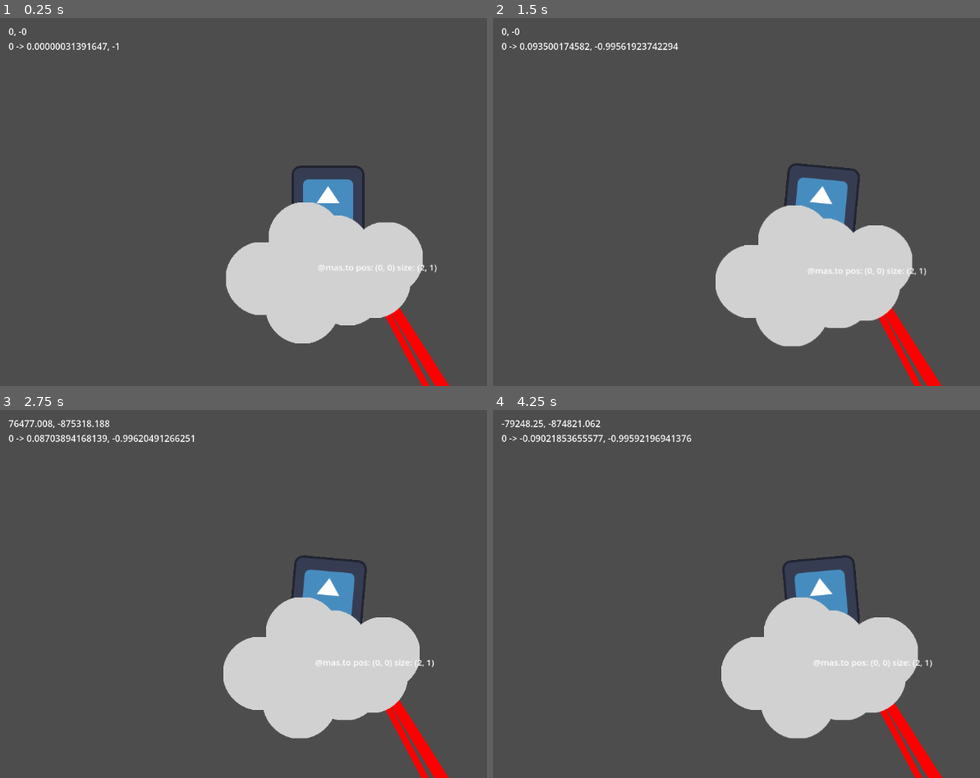
Above: before the commit, frames 1-4 (two rows, left to right).
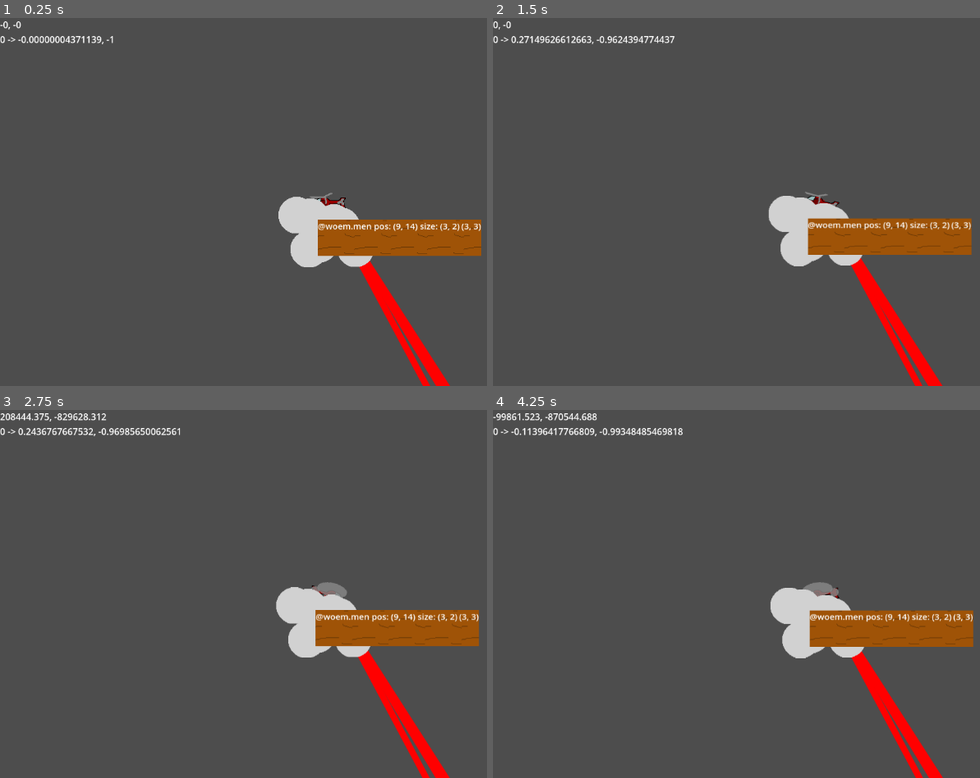
Above: after the commit, the same moments.

Repository: Doubi88/FediExpress
Game: Godot game, scene res://cloud_world.tscn
Two runs of this game, one before a commit and one after it. Both use one fixed random seed, a clock stepped at 60 frames per second and the inputs below. Before the commit the project starts from res://test_level.tscn. The engine's default icon, where the game draws it, is replaced by a stand-in: a white triangle on a blue panel in a dark square.
Inputs:
- Up to frame 1 (0.25 s): no input
- Up to frame 2 (1.5 s): hold D (yaw right) 0.53-1.28 s; tap E (toggle engine) at 0.6, 1.35 s; hold S (throttle down) from 1.28 s (still down)
- Up to frame 3 (2.75 s): release S (throttle down) at 2.03 s; hold D (yaw right) from 2.03 s (still down); tap E (toggle engine) at 2.1 s
- Up to frame 4 (4.25 s): release D (yaw right) at 2.78 s; hold W (throttle up) 2.78-3.53 s; tap E (toggle engine) at 2.85, 3.6 s; hold A (yaw left) from 3.53 s (still down)

The runs differ from the first frame. In frame 1, 13% of the frame differs, in the area x 0-99%, y 0-100%; in frame 2, 14%; in frame 3, 14%; in frame 4, 14%.

Commit message:
More work on the cloud world

Diff:
--- a/Vehicles/helicopter.gd
+++ b/Vehicles/helicopter.gd
@@ -9,7 +9,10 @@
 var current_up_force = Vector2.ZERO
 var current_rotation_force = 0
 
+@onready var sprite = $Sprite
+
 var gravity = Vector2.ZERO
+var direction = -1
 
 func _physics_process(delta):
 	var up_vector = Vector2.from_angle(rotation - (PI / 2.0))
@@ -17,7 +20,14 @@
 	current_up_force = up_force_length * up_vector
 
 	apply_central_force(current_up_force)
-	apply_torque(rotation_rate * 5000000)
+	apply_torque(rotation_rate * 500000)
+
+	if (direction < 0 && linear_velocity.x > 5):
+		sprite.flip_h = true
+		direction = 1
+	elif (direction > 0 && linear_velocity.x < -5):
+		sprite.flip_h = false
+		direction = -1
 
 func _integrate_forces(state: PhysicsDirectBodyState2D):
 	gravity = state.total_gravity
@@ -25,6 +35,10 @@
 func _process(delta):
 	if (Input.is_action_just_pressed("toggle engine")):
 		engine_on = !engine_on
+		if engine_on:
+			sprite.frame = 1
+		else:
+			sprite.frame = 0
 
 	if (engine_on):
 		throttle = Input.get_axis("throttle down", "throttle up") + 1
--- a/Vehicles/helicopter.tscn
+++ b/Vehicles/helicopter.tscn
@@ -1,10 +1,29 @@
-[gd_scene load_steps=4 format=3 uid="uid://bttggi2dbwlxx"]
+[gd_scene load_steps=6 format=3 uid="uid://bttggi2dbwlxx"]
 
-[ext_resource type="Texture2D" uid="uid://duha16x033j8n" path="res://icon.svg" id="1_kmd5f"]
 [ext_resource type="Script" path="res://Vehicles/helicopter.gd" id="1_t1tmf"]
+[ext_resource type="Texture2D" uid="uid://cha80qh2onm62" path="res://Vehicles/helicopter.png" id="2_clf0t"]
 
-[sub_resource type="RectangleShape2D" id="RectangleShape2D_n53tm"]
-size = Vector2(128, 128)
+[sub_resource type="AtlasTexture" id="AtlasTexture_sodod"]
+atlas = ExtResource("2_clf0t")
+region = Rect2(0, 0, 64, 64)
+
+[sub_resource type="AtlasTexture" id="AtlasTexture_ihcce"]
+atlas = ExtResource("2_clf0t")
+region = Rect2(64, 0, 64, 64)
+
+[sub_resource type="SpriteFrames" id="SpriteFrames_g8a5n"]
+animations = [{
+"frames": [{
+"duration": 1.0,
+"texture": SubResource("AtlasTexture_sodod")
+}, {
+"duration": 1.0,
+"texture": SubResource("AtlasTexture_ihcce")
+}],
+"loop": true,
+"name": &"default",
+"speed": 5.0
+}]
 
 [node name="Helicopter" type="RigidBody2D"]
 mass = 900.0
@@ -12,8 +31,8 @@
 angular_damp = 1.0
 script = ExtResource("1_t1tmf")
 
-[node name="Sprite" type="Sprite2D" parent="."]
-texture = ExtResource("1_kmd5f")
+[node name="Sprite" type="AnimatedSprite2D" parent="."]
+sprite_frames = SubResource("SpriteFrames_g8a5n")
 
-[node name="CollisionShape2D" type="CollisionShape2D" parent="."]
-shape = SubResource("RectangleShape2D_n53tm")
+[node name="CollisionPolygon2D" type="CollisionPolygon2D" parent="."]
+polygon = PackedVector2Array(13, 18, -26, 18, -28, 14, -24, 11, -26, 9, -26, 1, -25, -2, -31, -4, -32, -12, -26, -16, -12, -21, 12, -19, 20, -13, 23, -9, 32, -8, 33, -3, 29, 5, 32, 11, 25, 11, 20, 4, 4, 3, -1, 10, 13, 16)
--- /dev/null
+++ b/World/NameLabel.gd
@@ -0,0 +1,7 @@
+extends Node
+
+@onready var texture = $TextureRect
+@onready var nameLabel = $NameLabel
+
+func _process(delta):
+	texture.size = nameLabel.size
--- a/World/fedi_server.gd
+++ b/World/fedi_server.gd
@@ -2,7 +2,7 @@
 
 class_name FediServer
 
-@onready var cloud_part_icon = preload("res://World/cloud_circle.png")
+@onready var cloud_part_icon = preload("res://World/cloud_circle_64.png")
 
 @onready var collision_shape = $CollisionShape2D
 @onready var icon_parent = $IconParent
@@ -24,7 +24,7 @@
 
 @export var balls_per_grid_cell = 4
 
-@onready var name_label = $NameLabel
+@onready var name_label = $NameSign/NameLabel
 
 var pos_changed = true
 var size_changed = true
--- a/World/fedi_server.tscn
+++ b/World/fedi_server.tscn
@@ -1,7 +1,9 @@
-[gd_scene load_steps=4 format=3 uid="uid://dioyqkbgskwl5"]
+[gd_scene load_steps=6 format=3 uid="uid://dioyqkbgskwl5"]
 
 [ext_resource type="Script" path="res://World/fedi_server.gd" id="1_0upif"]
 [ext_resource type="Theme" uid="uid://ochiaokyyqk4" path="res://theme.tres" id="2_wwjhh"]
+[ext_resource type="Script" path="res://World/NameLabel.gd" id="3_w5wxv"]
+[ext_resource type="Texture2D" uid="uid://sl7dfr4a52fs" path="res://World/wood.png" id="3_y7f3i"]
 
 [sub_resource type="RectangleShape2D" id="RectangleShape2D_rvjq7"]
 size = Vector2(128, 128)
@@ -9,15 +11,26 @@
 [node name="FediServer" type="StaticBody2D"]
 script = ExtResource("1_0upif")
 
-[node name="NameLabel" type="Label" parent="."]
-z_index = 5
-offset_left = -18.0
-offset_top = -24.0
-offset_right = 22.0
-offset_bottom = -1.0
-theme = ExtResource("2_wwjhh")
-
 [node name="IconParent" type="Node" parent="."]
 
 [node name="CollisionShape2D" type="CollisionShape2D" parent="."]
 shape = SubResource("RectangleShape2D_rvjq7")
+
+[node name="NameSign" type="Node" parent="."]
+script = ExtResource("3_w5wxv")
+
+[node name="TextureRect" type="TextureRect" parent="NameSign"]
+offset_left = -18.0
+offset_top = -24.0
+offset_right = 51.0
+offset_bottom = 40.0
+texture = ExtResource("3_y7f3i")
+stretch_mode = 1
+
+[node name="NameLabel" type="Label" parent="NameSign"]
+offset_left = -18.0
+offset_top = -24.0
+offset_right = 32.0
+offset_bottom = -1.0
+theme = ExtResource("2_wwjhh")
+text = "dfsfsdf"
--- a/test_level.gd
+++ b/cloud_world.gd
@@ -1,6 +1,6 @@
 extends Node2D
 
-@onready var test_text = $TargetCamera/CanvasGroup/TestText
+@onready var test_text = $CanvasGroup/TestText
 @onready var cam = $TargetCamera
 
 var vehicle: Helicopter
--- a/test_level.tscn
+++ b/cloud_world.tscn
@@ -1,17 +1,16 @@
 [gd_scene load_steps=3 format=3 uid="uid://brj830wsnhnq1"]
 
-[ext_resource type="Script" path="res://test_level.gd" id="1_ije8m"]
+[ext_resource type="Script" path="res://cloud_world.gd" id="1_ije8m"]
 [ext_resource type="Script" path="res://TargetCamera.gd" id="4_o5g1a"]
 
-[node name="TestLevel" type="Node2D"]
+[node name="CloudWorld" type="Node2D"]
 script = ExtResource("1_ije8m")
 
 [node name="TargetCamera" type="Camera2D" parent="."]
 script = ExtResource("4_o5g1a")
 
-[node name="CanvasGroup" type="CanvasGroup" parent="TargetCamera"]
-position = Vector2(-561, -312)
+[node name="CanvasGroup" type="CanvasLayer" parent="."]
 
-[node name="TestText" type="Label" parent="TargetCamera/CanvasGroup"]
+[node name="TestText" type="Label" parent="CanvasGroup"]
 offset_right = 40.0
 offset_bottom = 23.0
--- a/grid_data.gd
+++ b/grid_data.gd
@@ -1,4 +1,4 @@
 extends Node
 
-@export var cell_size = Vector2(128, 128)
+@export var cell_size = Vector2(64, 64)
 @export var origin = Vector2(0, 0)
--- a/project.godot
+++ b/project.godot
@@ -11,7 +11,7 @@
 [application]
 
 config/name="FediMailman"
-run/main_scene="res://test_level.tscn"
+run/main_scene="res://cloud_world.tscn"
 config/features=PackedStringArray("4.2", "Forward Plus")
 config/icon="res://icon.svg"
 
Binary file added: Vehicles/helicopter.png
Not shown, added: Vehicles/helicopter.png.import
Binary file added: Vehicles/helicopter_0001.png
Not shown, added: Vehicles/helicopter_0001.png.import
Binary file added: Vehicles/helicopter_0002.png
Not shown, added: Vehicles/helicopter_0002.png.import
Binary file added: World/cloud_circle_64.png
Not shown, added: World/cloud_circle_64.png.import
Binary file added: World/wood.png
Not shown, added: World/wood.png.import
Not shown, changed: Vehicles/helicopter.pxo
